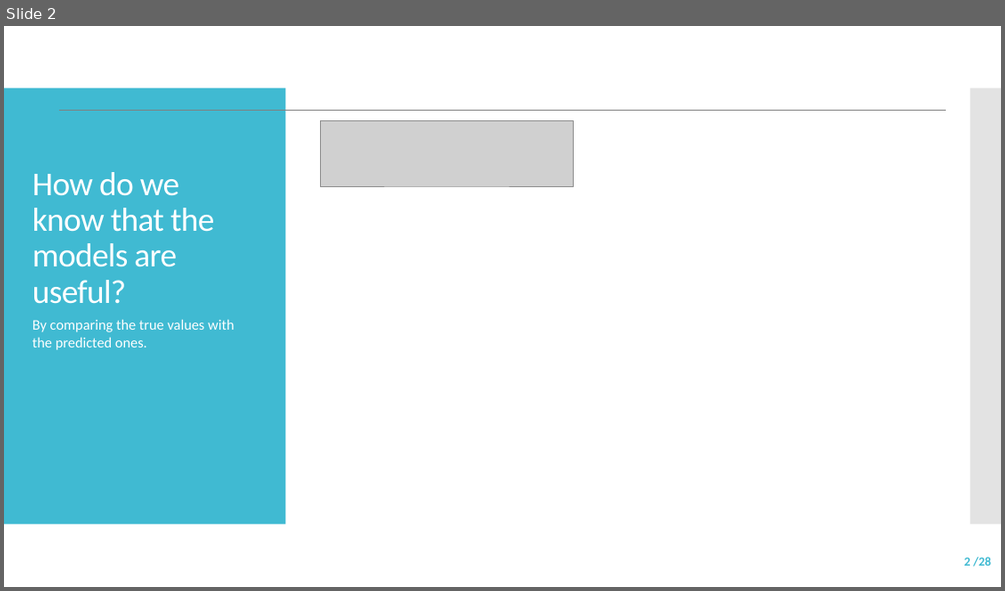
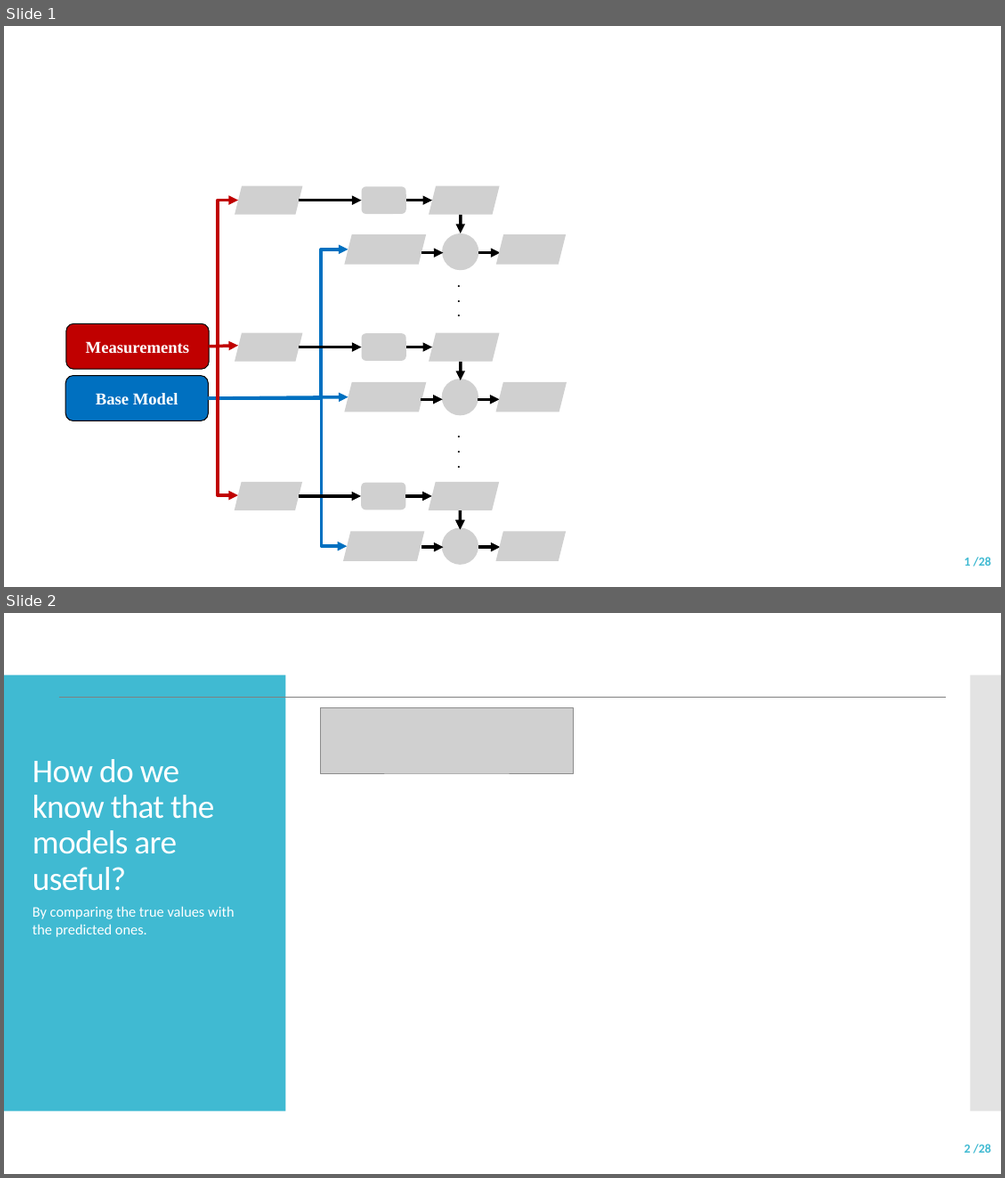
Before and after one commit to achenry/floris, a slide deck: floris_dynamic_special/figs/flowcharts.pptx. Shown one above the other, each under a label of ours: slide 2 before the commit, slides 1 and 2 after it. The pictures are 1005x591 and 1005x1178 pixels, drawn with LibreOffice and Linux fonts; fonts in the diff are those of the drawing; grey boxes stand for pictures. Boxes give left, top, right and bottom in pixels: in the first picture for what was removed or moved away, otherwise in the second. Text is boxed around its words. In the diff, an @@ line names an element or a change of style, - is before the commit and + after.

```diff
--- a/floris_dynamic_special/figs/flowcharts.pptx
+++ b/floris_dynamic_special/figs/flowcharts.pptx
@@ slide 1 added at (x1=4, y1=26, x2=1001, y2=587), background #FFFFFF @@
@@ elbow arrow added from (209, 346) to (238, 200), #C00000 3 pt @@
@@ group added at (x1=235, y1=186, x2=500, y2=233): 3 arrows, 3 pictures @@
@@ picture added at (x1=344, y1=234, x2=426, y2=265) @@
@@ picture added at (x1=442, y1=233, x2=479, y2=270) @@
@@ picture added at (x1=496, y1=234, x2=566, y2=265) @@
@@ elbow arrow added from (208, 398) to (348, 249), #0070C0 3 pt @@
@@ arrow added from (421, 253) to (443, 253), #000000 3 pt @@
@@ arrow added from (479, 253) to (501, 253), #000000 3 pt @@
@@ text added at (x1=450, y1=274, x2=474, y2=320), 12 pt, text #000000, bold @@
+.
+.
+.
@@ rounded rectangle added at (x1=66, y1=323, x2=209, y2=370), fill #C00000, outline #000000 0.85 pt, 16 pt, text #FFFFFF, bold @@
+Measurements
@@ arrow added from (209, 346) to (238, 346), #C00000 3 pt @@
@@ elbow arrow added from (209, 346) to (238, 496), #C00000 3 pt @@
@@ group added at (x1=235, y1=332, x2=500, y2=380): 3 arrows, 3 pictures @@
@@ rounded rectangle added at (x1=65, y1=375, x2=208, y2=421), fill #0070C0, outline #000000 0.85 pt, 16 pt, text #FFFFFF, bold @@
+Base Model
@@ elbow arrow added from (208, 398) to (348, 546), #0070C0 3 pt @@
@@ arrow added from (208, 398) to (348, 397), #0070C0 3 pt @@
@@ picture added at (x1=344, y1=382, x2=426, y2=412) @@
@@ arrow added from (421, 399) to (442, 399), #000000 3 pt @@
@@ picture added at (x1=442, y1=378, x2=478, y2=415) @@
@@ arrow added from (478, 399) to (500, 399), #000000 3 pt @@
@@ picture added at (x1=496, y1=382, x2=567, y2=412) @@
@@ text added at (x1=450, y1=426, x2=474, y2=471), 12 pt, text #000000, bold @@
+.
+.
+.
@@ group added at (x1=235, y1=482, x2=499, y2=529): 3 arrows, 3 pictures @@
@@ picture added at (x1=343, y1=532, x2=425, y2=562) @@
@@ picture added at (x1=442, y1=528, x2=478, y2=564) @@
@@ arrow added from (461, 507) to (461, 529), #000000 3 pt @@
@@ picture added at (x1=496, y1=532, x2=566, y2=562) @@
@@ arrow added from (421, 548) to (443, 548), #000000 3 pt @@
@@ arrow added from (479, 548) to (501, 548), #000000 3 pt @@
@@ page number added at (x1=964, y1=556, x2=991, y2=566), 12 pt, text #40BAD2, bold @@
+1 /28
```
Also in this commit, not shown: 1 slide removed, 1 other file.
